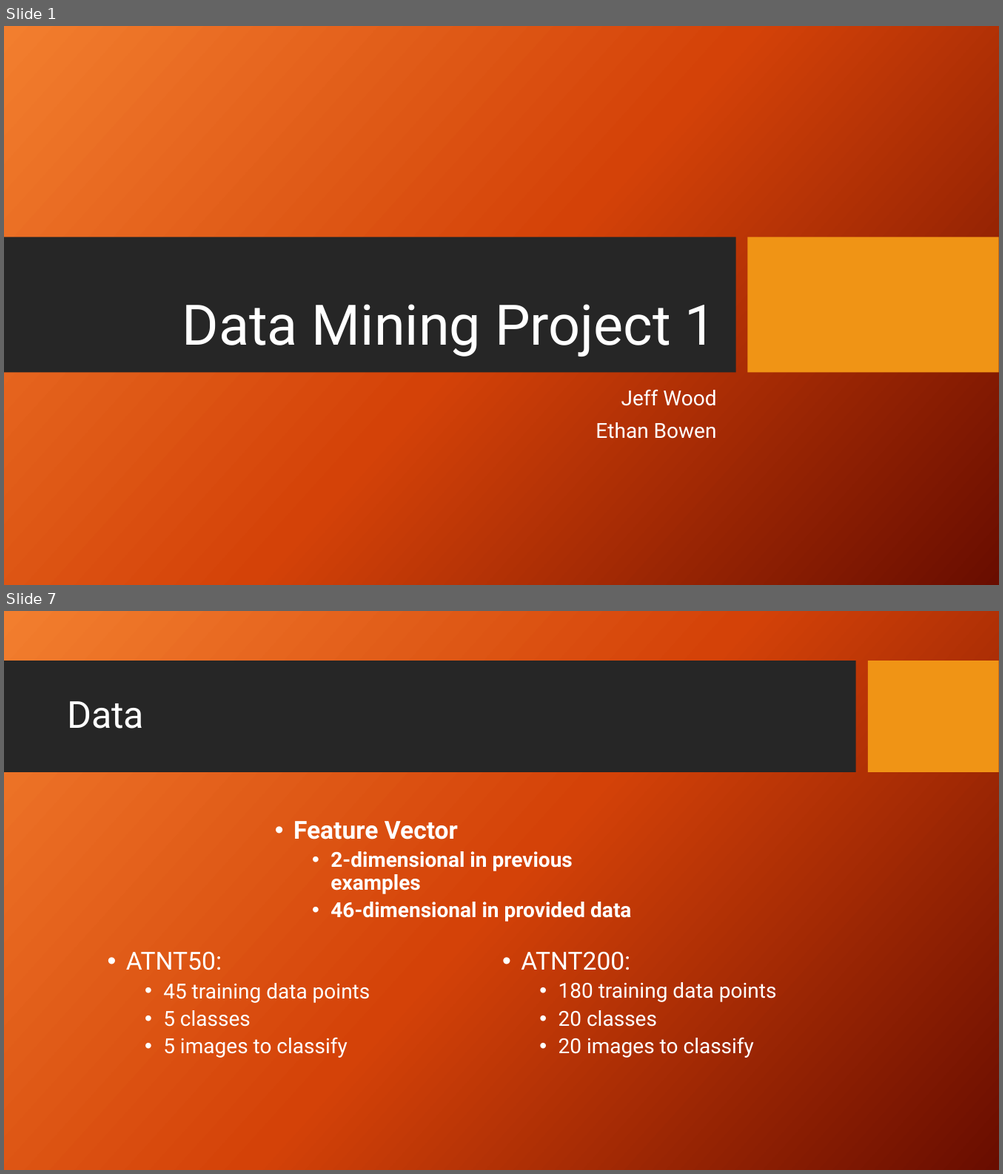
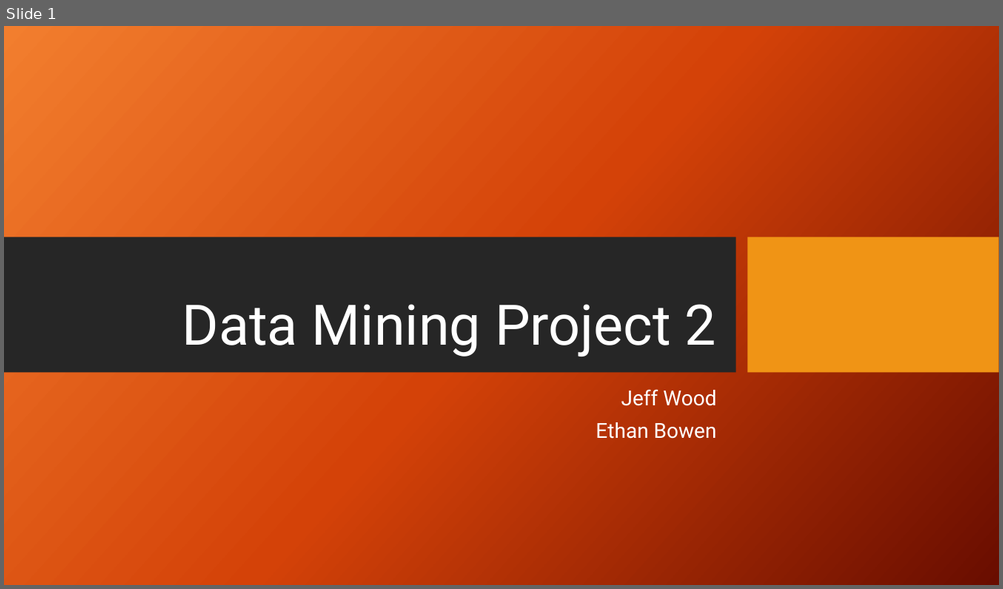
Before and after one commit to WoodMath/cse5334, a slide deck: hw02/Data Mining Project 2.pptx. Shown one above the other, each under a label of ours: slides 1 and 7 before the commit, slide 1 after it; the slides between them are not shown. The pictures are 1003x1174 and 1003x589 pixels, drawn with LibreOffice and Linux fonts; fonts in the diff are those of the drawing; background and template pictures are left out. Boxes give left, top, right and bottom in pixels: in the first picture for what was removed or moved away, otherwise in the second. Text is boxed around its words. In the diff, an @@ line names an element or a change of style, - is before the commit and + after.

```diff
--- a/hw02/Data Mining Project 2.pptx
+++ b/hw02/Data Mining Project 2.pptx
@@ slide 7 removed at <box>4,611,999,1170</box>, background picture (left out) @@
@@ rectangle removed at <box>4,661,855,773</box> @@
@@ rectangle removed at <box>868,661,999,773</box> @@
@@ title removed at <box>67,701,144,729</box> @@
-Data
@@ text removed at <box>293,821,631,922</box> @@
-• Feature Vector
-  • 2-dimensional in previous examples
-  • 46-dimensional in provided data
@@ text removed at <box>126,951,370,1058</box> @@
-• ATNT50:
-  • 45 training data points
-  • 5 classes
-  • 5 images to classify
@@ text removed at <box>521,951,777,1058</box> @@
-• ATNT200:
-  • 180 training data points
-  • 20 classes
-  • 20 images to classify
@@ slide 1 changed as well @@
@@ title at <box>182,304,716,357</box>: text changed @@
-Data Mining Project 1
+Data Mining Project 2
```
Also in this commit, not shown: 4 slides added, 10 other slides removed, 5 other files.
